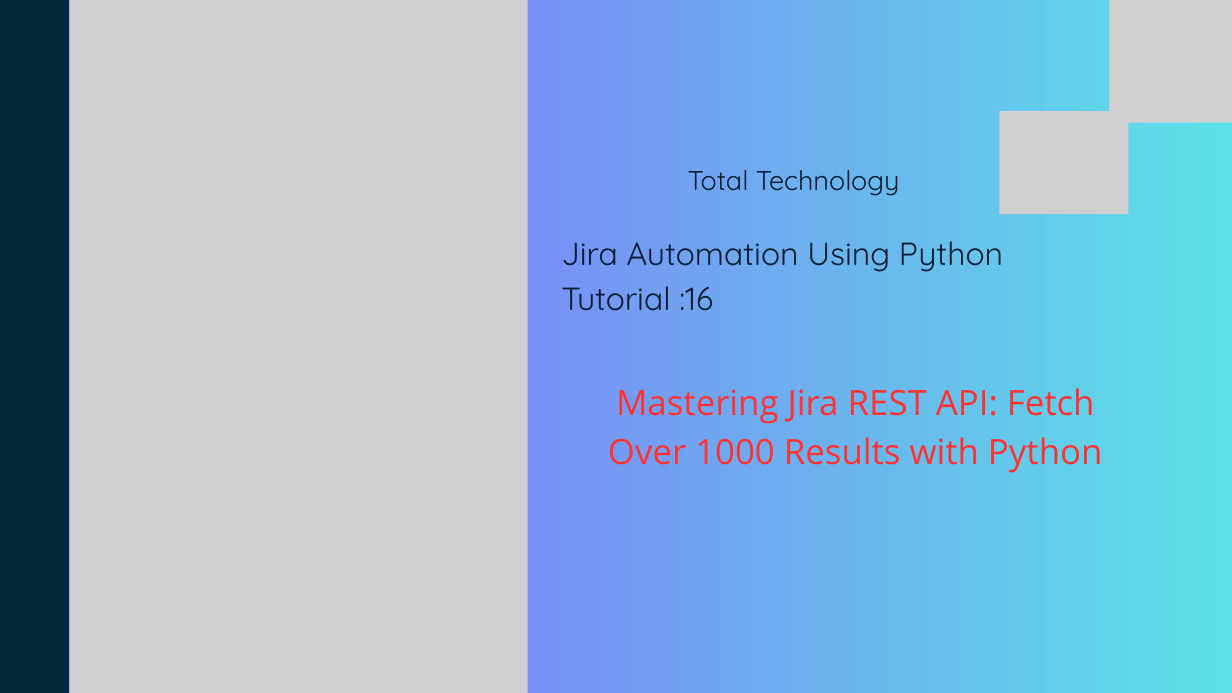
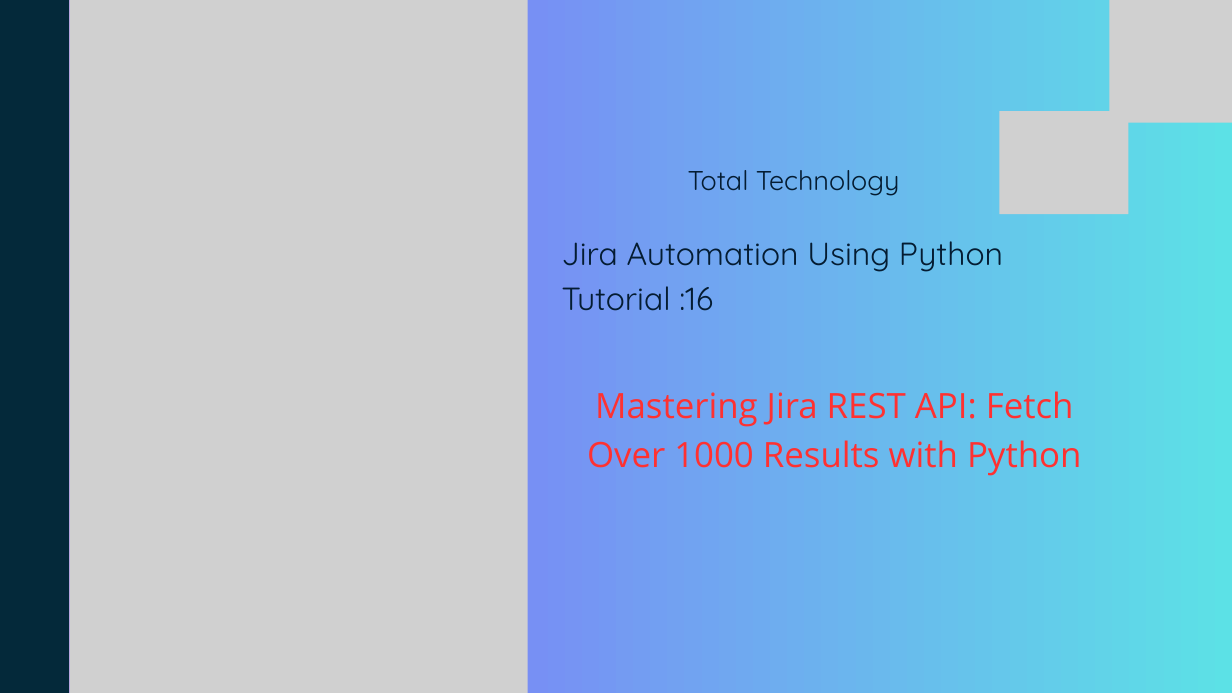
Before and after one commit to ronidas39/jira_automation, a slide deck: slide 1 of tutorial16/tutorial16.pptx. Drawn at 1232x693 pixels with LibreOffice and Linux fonts; fonts in the diff are those of the drawing; grey boxes stand for pictures. Boxes give left, top, right and bottom in pixels: in the first picture for what was removed or moved away, otherwise in the second. Text is boxed around its words. In the diff, an @@ line names an element or a change of style, - is before the commit and + after.

```diff
--- a/tutorial16/tutorial16.pptx
+++ b/tutorial16/tutorial16.pptx
@@ text "Mastering Jira REST API: Fetch ...": place and size @@
-text "Mastering Jira REST API: Fetch ..." at box(608, 388, 1103, 473)
+text "Mastering Jira REST API: Fetch ..." at box(587, 391, 1082, 476)
```
Also in this commit, not shown: 1 slide added, 1 other file.
